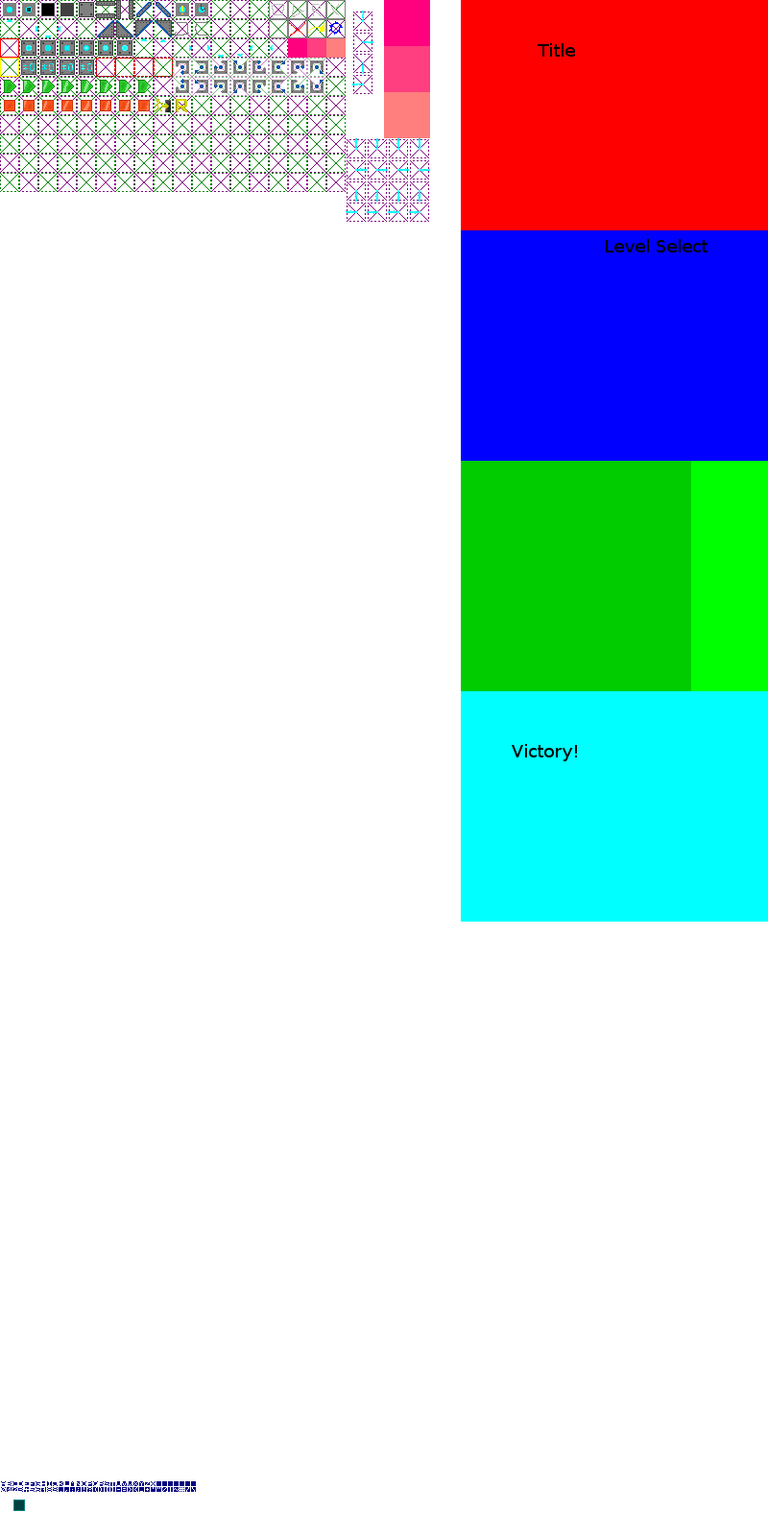
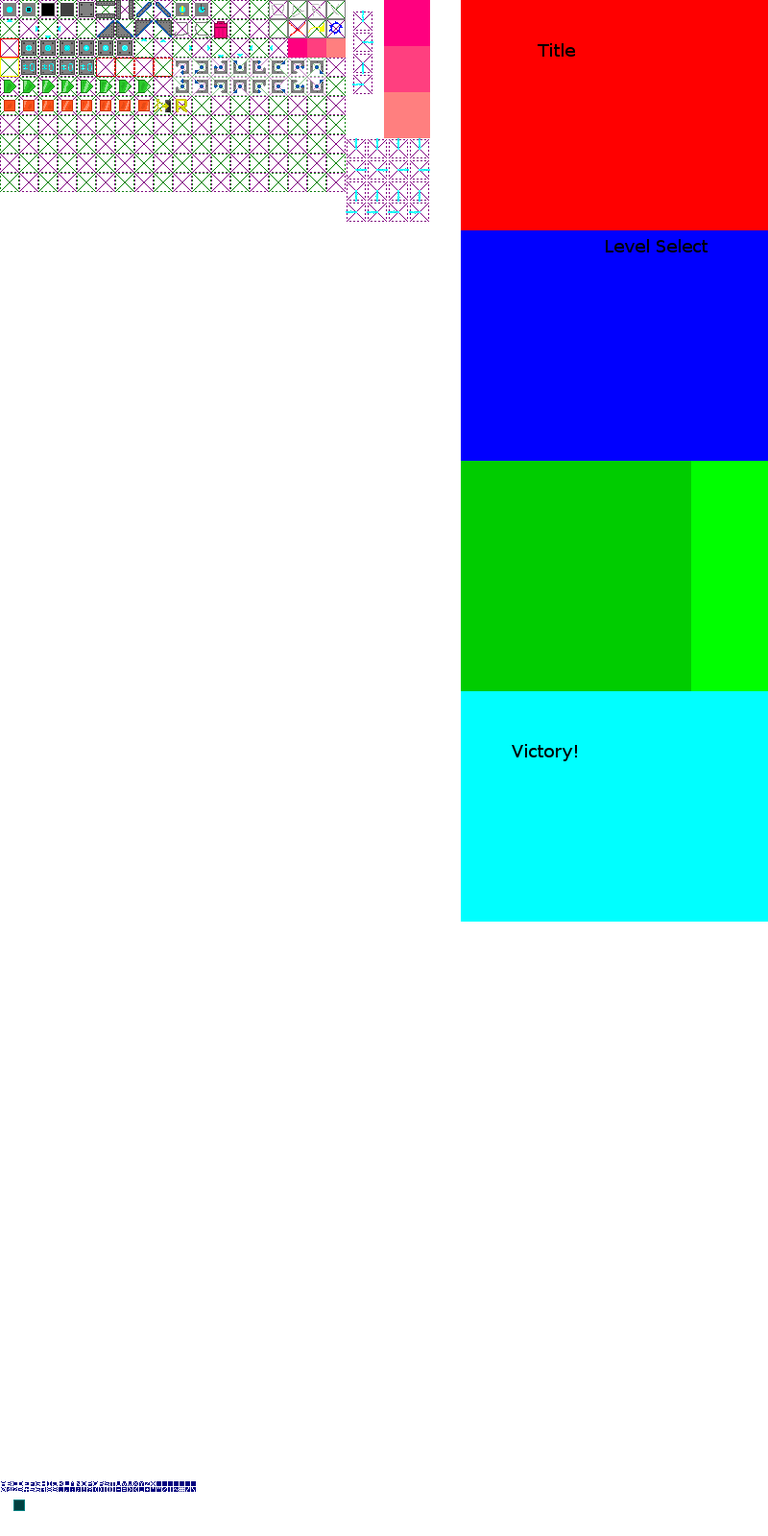
The second 768px x 1536px image is a revision of the first. Changes to its layers:
painted on "stuff" over (214, 21, 228, 39)
